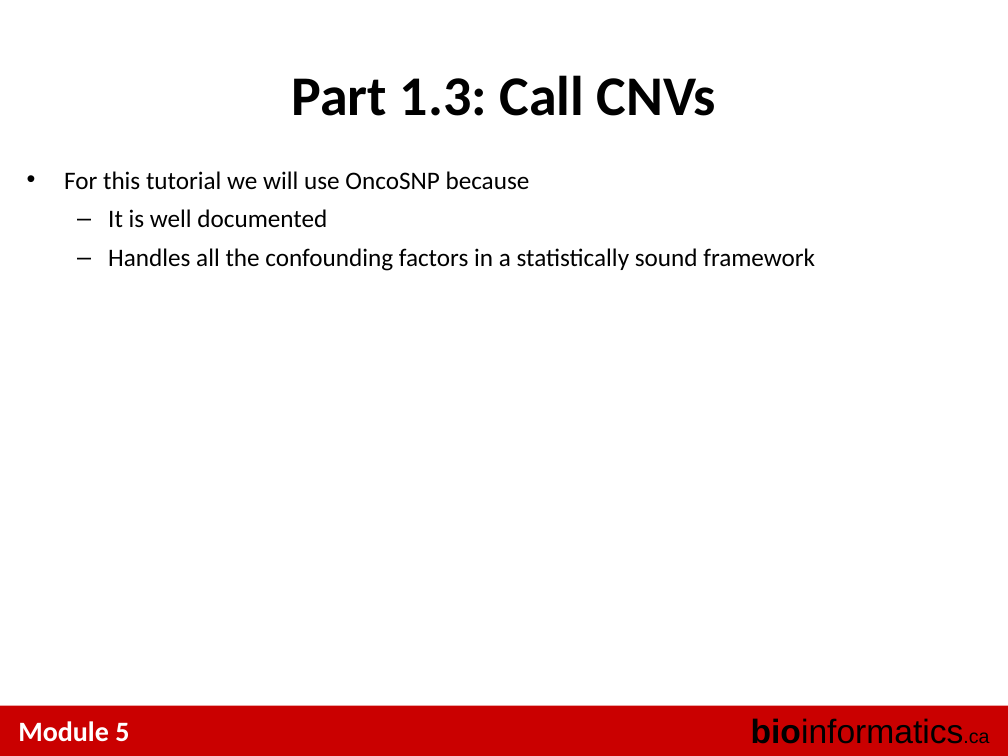
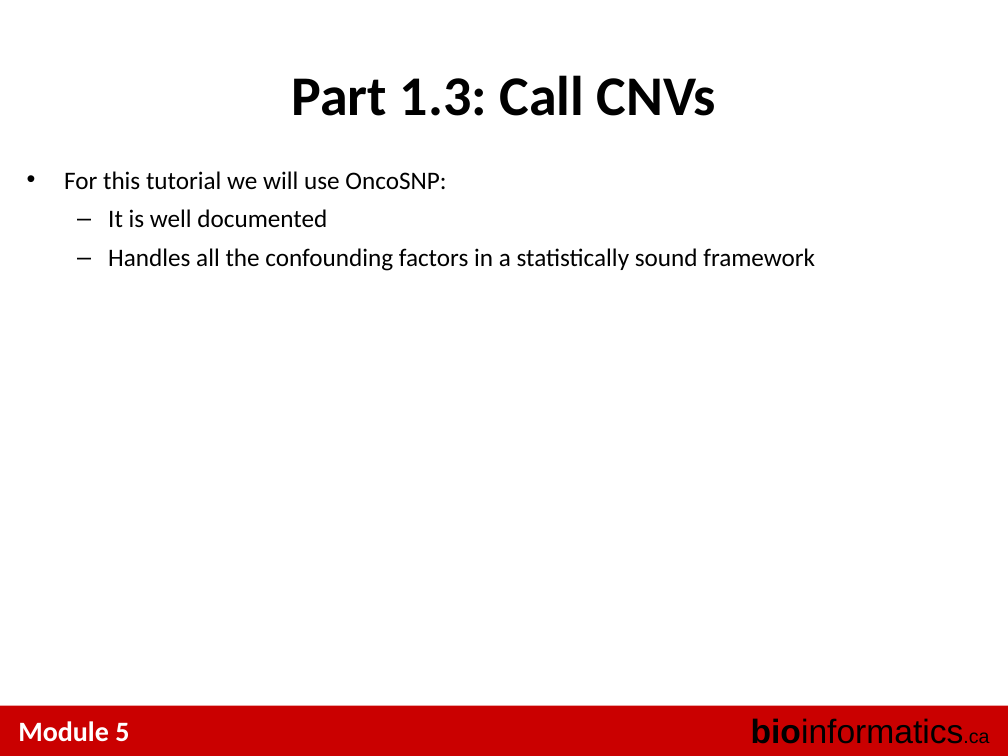
Before and after one commit to tinyheero/BICG-2016, a slide deck: slide 14 of copy_number/content/BiCG_2014_Module5_Lab_shah.ppt. Drawn at 1008x756 pixels with LibreOffice and Linux fonts; fonts in the diff are those of the drawing. Boxes give left, top, right and bottom in pixels: in the first picture for what was removed or moved away, otherwise in the second. Text is boxed around its words. In the diff, an @@ line names an element or a change of style, - is before the commit and + after.

```diff
--- a/copy_number/content/BiCG_2014_Module5_Lab_shah.ppt
+++ b/copy_number/content/BiCG_2014_Module5_Lab_shah.ppt
@@ text at (64,171,446,190): text changed @@
-• For this tutorial we will use OncoSNP because
+• For this tutorial we will use OncoSNP:
```
Also in this commit, not shown: 7 other slides changed.
